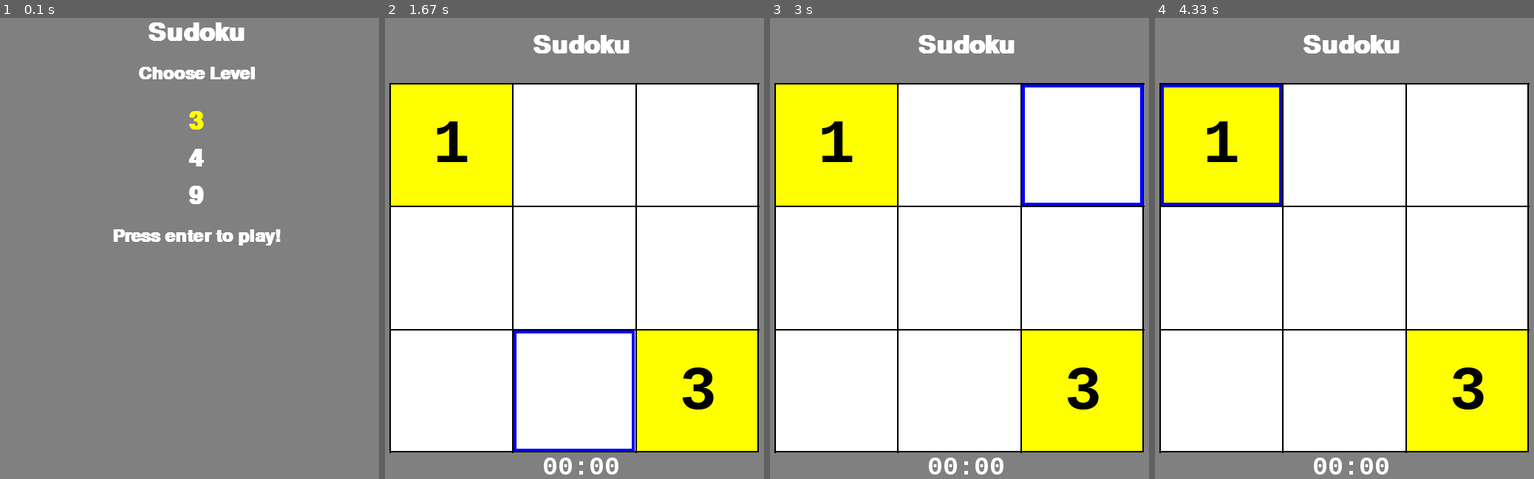
Above: before the commit, frames 1-4 (left to right).
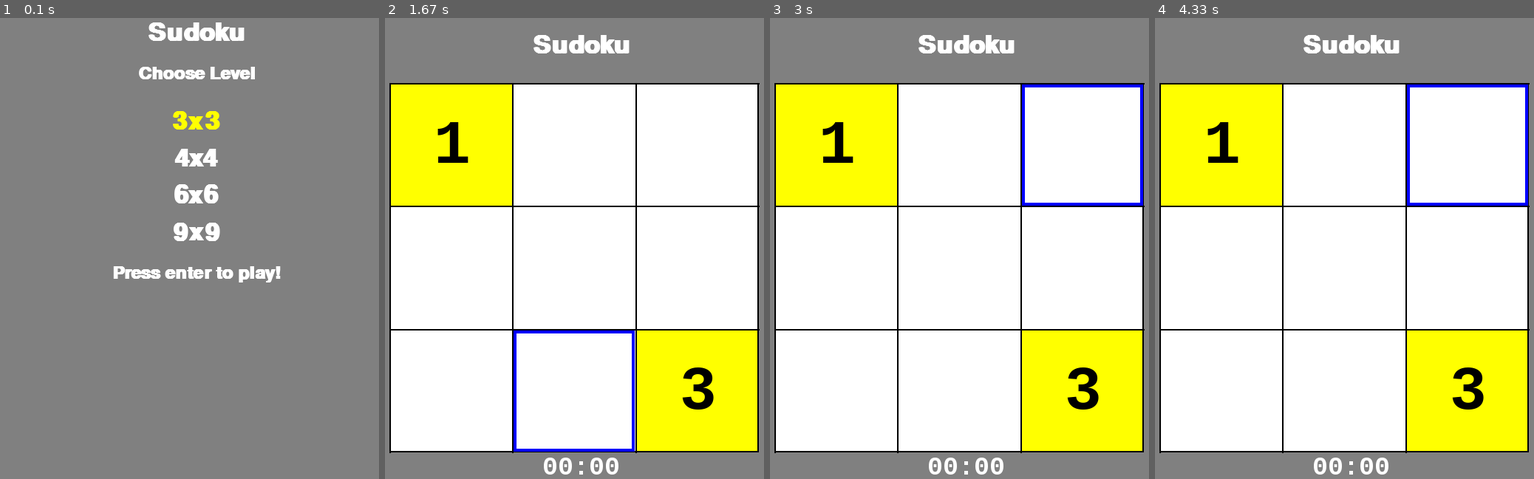
Above: after the commit, the same moments.

Repository: rrkas/pygame-sudoku
Game: pygame game, started from script.py
The game is run twice, just before and just after one commit, with the same random seed, the same clock (stepped at 60 frames per second) and the same inputs.
Inputs:
- Up to frame 1 (0.1 s): no input
- Up to frame 2 (1.67 s): tap Enter at 0.33 s; hold Up 0.67-1.13 s; hold Right 1.17-1.63 s
- Up to frame 3 (3 s): hold Left 1.67-2.2 s; hold Down 2.23-2.53 s; hold Left 2.57-2.97 s
- Up to frame 4 (4.33 s): hold Esc 3-3.37 s; hold Up 3-3.37 s; hold Enter 3.4-3.77 s; hold Down 3.8-4.17 s; hold Up from 4.2 s (still down)

The runs differ from the first frame. In frame 1, 2.5% of the frame differs, in the area x 30-75%, y 20-58%; in frame 2, 0.1%; in frame 3, 0.1%; in frame 4, 1.7%.

Commit message:
general error detection

Diff:
--- a/components/constants.py
+++ b/components/constants.py
@@ -12,7 +12,7 @@
         self.app_name = "Sudoku"
 
         # dimensions
-        self.levels = [3, 4, 9]
+        self.levels = [3, 4, 6, 9]
 
         self.s_side = 500
         self.padding = 10
@@ -37,13 +37,19 @@
         self.border_grid_width = 2
 
         # colors
-        self.color_bg = (128, 128, 128, 128)
+
+        # backgrounds
+        self.color_bg = (128, 128, 128)
+        self.color_overlap_bg = (200, 200, 200)
+        self.color_fixed_bg = (255, 255, 0)
+        self.color_cell_bg = (255, 255, 255)
+
         self.color_grid = (0, 0, 0)
         self.color_cell = (255, 255, 255)
-        self.color_fixed_bg = (255, 255, 0)
 
         self.color_fixed_num = (0, 0, 0)
         self.color_chosen_num = (0, 0, 255)
+        self.color_chosen_num_err = (255, 0, 0, 200)
 
         self.color_level_default = (255, 255, 255)
         self.color_level_selected = (255, 255, 0)
--- a/components/methods.py
+++ b/components/methods.py
@@ -13,7 +13,7 @@
     for i, l in enumerate(constants.levels):
         draw_text_middle(
             surface,
-            str(l),
+            f"{l}x{l}",
             constants.app_name_fontsize,
             constants.color_level_selected
             if i == level
@@ -32,25 +32,33 @@
         for j in range(game.size):
             rect_x = (
                 constants.top_left_x
+                + j * game.cell_size()
+                + constants.border_grid_width
+            )
+            rect_y = (
+                constants.top_left_y
                 + i * game.cell_size()
                 + constants.border_grid_width
             )
-            rect_y = (
-                constants.top_left_y
-                + j * game.cell_size()
-                + constants.border_grid_width
-            )
-            rect_size = game.cell_size() - constants.border_grid_width
+            rect_size = game.cell_size() - constants.border_grid_width / 2
             if (i, j) in game.fixed:
                 pygame.draw.rect(
                     surface,
                     constants.color_fixed_bg,
                     pygame.Rect(rect_x, rect_y, rect_size, rect_size),
                 )
+            elif (i, j) in game.chosen_err:
+                pygame.draw.rect(
+                    surface,
+                    constants.color_chosen_num_err,
+                    pygame.Rect(rect_x, rect_y, rect_size, rect_size),
+                )
             num_surface = num_font.render(
                 str(game.grid[i][j]) if game.grid[i][j] != 0 else "",
                 True,
                 constants.color_fixed_num
+                if (i, j) in game.fixed
+                else constants.color_cell_bg
                 if (i, j) in game.fixed
                 else constants.color_chosen_num,
             )
@@ -107,10 +115,32 @@
     )
 
 
-def draw_game_window(surface: pygame.Surface, game: Sudoku, point: CartesianPoint):
+def draw_paused_message(surface: pygame.Surface):
+    height_overlap = 100
+    rect = pygame.Rect(
+        constants.top_left_x + 2 * constants.padding,
+        constants.top_left_y + (constants.s_side - height_overlap) / 2,
+        constants.s_side - 4 * constants.padding,
+        height_overlap,
+    )
+    pygame.draw.rect(surface, constants.color_overlap_bg, rect)
+
+    font = pygame.font.SysFont(
+        constants.monospace,
+        constants.level_fontsize,
+        bold=True,
+    )
+    paused_surface = font.render("Paused", 1, constants.color_grid)
+    paused_rect = paused_surface.get_rect(center=rect.center)
+    surface.blit(paused_surface, paused_rect)
+
+
+def draw_game_window(
+    surface: pygame.Surface, game: Sudoku, point: CartesianPoint, running: bool
+):
     surface.fill(constants.color_bg)
     surface.fill(
-        constants.color_level_default,
+        constants.color_cell_bg,
         rect=pygame.Rect(
             constants.top_left_x,
             constants.top_left_y,
@@ -146,6 +176,8 @@
         monospace=True,
     )
     draw_grid(surface, game, point)
+    if not running:
+        draw_paused_message(surface)
     pygame.display.update()
 
 
--- a/components/models.py
+++ b/components/models.py
@@ -1,6 +1,6 @@
 import json
 import random
-from typing import List
+from typing import List, Union
 
 import numpy as np
 
@@ -58,15 +58,13 @@
         self.fixed: List[CartesianPoint] = []
         for i, j in np.argwhere(self.grid != 0):
             self.fixed.append(CartesianPoint((i, j)))
-        print(self.fixed)
-        self.chosen: List[CartesianPoint] = []
+        self.chosen_err: List[CartesianPoint] = []
         self.moves: int = 0
         self.time_taken_sec: int = 0
         if json_obj:
             self.size = json_obj.get("size")
             self.grid = np.ndarray(json_obj.get("grid"))
             self.fixed = [CartesianPoint(xy=f) for f in json_obj.get("fixed")]
-            self.chosen = [CartesianPoint(xy=c) for c in json_obj.get("chosen")]
             self.moves = json_obj.get("moves")
             self.time_taken_sec = json_obj.get("time_taken_sec")
 
@@ -75,7 +73,6 @@
             "size": self.size,
             "grid": self.grid.tolist(),
             "fixed": [f.to_tuple() for f in self.fixed],
-            "chosen": [c.to_tuple() for c in self.chosen],
             "moves": self.moves,
             "time_taken_sec": self.time_taken_sec,
         }
@@ -83,12 +80,29 @@
     def cell_size(self):
         return constants.s_side / self.size
 
-    def valid_cell(self, point):
+    def valid_cell(self, point: Union[CartesianPoint, tuple]):
         return point not in self.fixed
 
-    def update(self, point, value):
-        if self.valid_cell(point):
-            self.grid[point.x][point.y] = value
+    def update(self, point: CartesianPoint, value: int):
+        # x,y = j,i
+        if self.valid_cell((point.y, point.x)):
+            self.grid[point.y][point.x] = value
+        self.get_invalid_chosen()
+
+    def get_invalid_chosen(self):
+        self.chosen_err = []
+        for i in range(self.size):
+            r = self.grid[i, :].tolist()
+            c = self.grid[:, i].tolist()
+            for j in range(self.size):
+                e = r[j]
+                if e > 0 and r.count(e) > 1:
+                    if (i, j) not in self.fixed and (i, j) not in self.chosen_err:
+                        self.chosen_err.append(CartesianPoint((i, j)))
+                e = c[j]
+                if e > 0 and c.count(e) > 1:
+                    if (j, i) not in self.fixed and (j, i) not in self.chosen_err:
+                        self.chosen_err.append(CartesianPoint((j, i)))
 
 
 class Score:
@@ -105,3 +119,9 @@
             "match": json.dumps(self.match.to_json(), indent=2),
             "wins": self.wins,
         }
+
+
+class GameState:
+    running = 1
+    paused = 2
+    over = 3
--- a/data.json
+++ b/data.json
@@ -25,6 +25,16 @@
       "0 0 0 1"
     ]
   ],
+  "6": [
+    [
+      "3 4 0 5 0 2",
+      "0 0 2 0 0 3",
+      "4 0 5 2 3 0",
+      "0 2 3 4 0 1",
+      "5 0 0 3 0 0",
+      "2 0 4 0 6 5"
+    ]
+  ],
   "9": [
     [
       "7 2 3 0 0 0 1 5 9",
--- a/script.py
+++ b/script.py
@@ -8,35 +8,48 @@
 
 def main(surface: pygame.Surface, level: int):
     game = Sudoku(size=constants.levels[level])
-    run = True
+    run = GameState.running
     clock = pygame.time.Clock()
     game_time = 0
+    pause_time = 0
     point = CartesianPoint((0, 0))
-    while run:
+    while run != GameState.over:
         clock.tick()
+        if run != GameState.running:
+            pause_time += clock.get_rawtime()
         game_time += clock.get_rawtime()
-        game.time_taken_sec = game_time // 1000
-        draw_game_window(surface, game, point)
+        game.time_taken_sec = (game_time - pause_time) // 1000
+        draw_game_window(surface, game, point, run == GameState.running)
+
         for event in pygame.event.get():
             if event.type == QUIT:
-                run = False
+                if run == GameState.running:
+                    run = GameState.paused
+                else:
+                    run = GameState.over
             elif event.type == KEYDOWN:
-                if event.key == K_DOWN:
-                    point.y = (point.y + 1) % game.size
-                elif event.key == K_UP:
-                    point.y = (point.y - 1) % game.size
-                elif event.key == K_LEFT:
-                    point.x = (point.x - 1) % game.size
-                elif event.key == K_RIGHT:
-                    point.x = (point.x + 1) % game.size
-                elif K_1 <= event.key <= (K_1 + game.size - 1):
-                    # upper numbers
-                    game.update(point, event.key - K_1 + 1)
-                elif K_KP1 <= event.key <= (K_KP1 + game.size - 1):
-                    # numpad keys
-                    game.update(point, event.key - K_KP1 + 1)
-                elif event.key in constants.exit_pause_keys:
-                    run = False
+                if run == GameState.running:
+                    if event.key == K_DOWN:
+                        point.y = (point.y + 1) % game.size
+                    elif event.key == K_UP:
+                        point.y = (point.y - 1) % game.size
+                    elif event.key == K_LEFT:
+                        point.x = (point.x - 1) % game.size
+                    elif event.key == K_RIGHT:
+                        point.x = (point.x + 1) % game.size
+                    elif K_1 <= event.key <= (K_1 + game.size - 1):
+                        # upper numbers
+                        game.update(point, event.key - K_1 + 1)
+                    elif K_KP1 <= event.key <= (K_KP1 + game.size - 1):
+                        # numpad keys
+                        game.update(point, event.key - K_KP1 + 1)
+                    elif event.key in constants.exit_pause_keys:
+                        run = GameState.paused
+                else:
+                    if event.key in constants.exit_pause_keys:
+                        run = GameState.over
+                    elif event.key in constants.continue_keys:
+                        run = GameState.running
 
 
 def main_menu(surface: pygame.Surface):
Not shown, added: assets/04_to_16_unsolved.pdf
Not shown, removed: assets/04x04_unsolved.pdf
Not shown, removed: assets/09x09_unsolved.pdf
Not shown, removed: assets/16x16_unsolved.pdf
